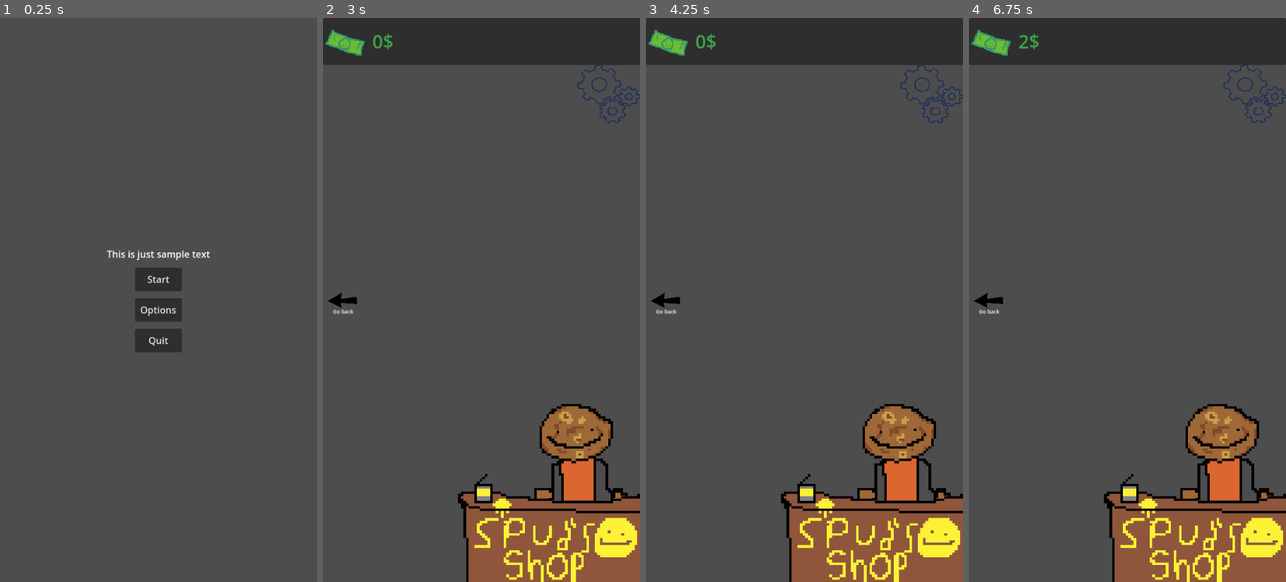
Above: before the commit, frames 1-4 (left to right).
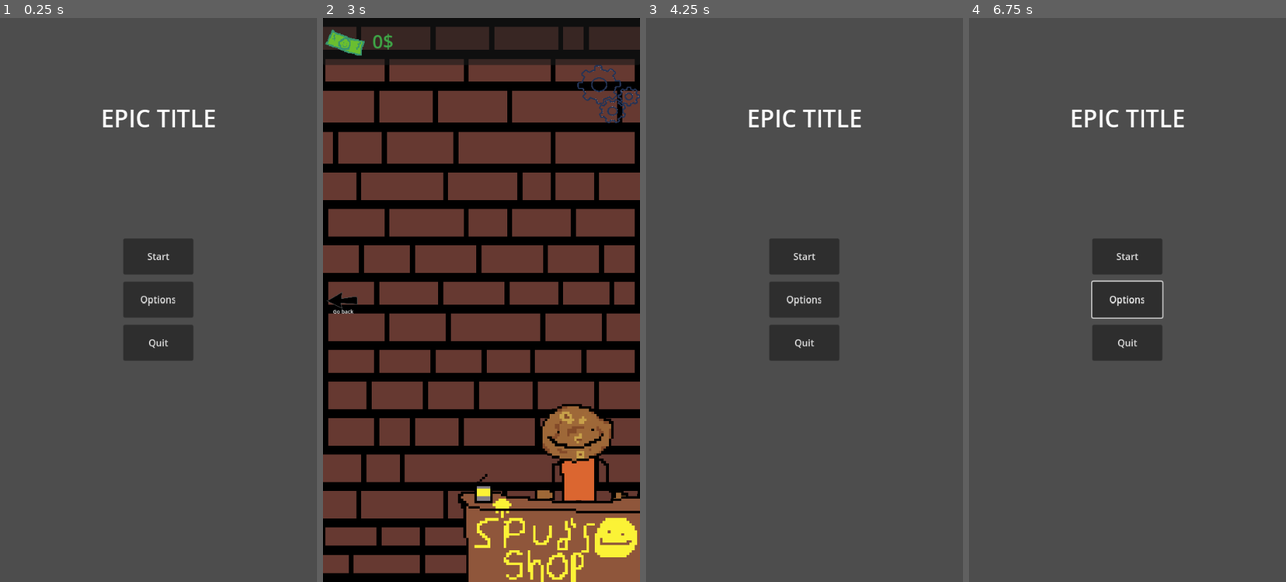
Above: after the commit, the same moments.

Repository: digitalpotato96/Clicker_Game
Game: Godot game, scene res://Scenes/main_menu.tscn
Same seed, same stepped clock (60 frames per second), same inputs: the game is played once before the commit and once after it.
Inputs (mouse positions are in pixels of both pictures, inside the frame that each line leads up to):
- Up to frame 1 (0.25 s): no input
- Up to frame 2 (3 s): click "Start" at 0.5 s; click (608, 96) at 1.25 s; click "Start" at 2 s; click (617, 300) at 2.75 s
- Up to frame 3 (4.25 s): click (931, 91) at 3.5 s
- Up to frame 4 (6.75 s): click (988, 300) at 4.27 s; click (1127, 305) at 5.02 s; click (1127, 305) at 5.77 s; click (1263, 300) at 6.52 s

The runs differ from the first frame. In frame 1, 3.5% of the frame differs, in the area x 32-68%, y 16-61%; in frame 2, 83%, in the area x 0-100%, y 0-100%; in frame 3, 25%; in frame 4, 25%.

Commit message:
Hotfix
After some mobile testing i fixed some anchor phones that cause the game to look wonky on most devices.

Diff:
--- a/Scenes/Main_UI.tscn
+++ b/Scenes/Main_UI.tscn
@@ -10,20 +10,19 @@
 script = ExtResource("1_1b2bo")
 
 [node name="TextureButton" type="TextureButton" parent="."]
-anchors_preset = 8
-anchor_left = 0.5
-anchor_top = 0.5
-anchor_right = 0.5
-anchor_bottom = 0.5
-offset_left = -53.0
-offset_top = -49.0
-offset_right = 927.0
-offset_bottom = 931.0
+anchors_preset = -1
+anchor_left = 0.401852
+anchor_top = 0.448958
+anchor_right = 0.601481
+anchor_bottom = 0.56125
+offset_right = 872.2
+offset_bottom = 872.2
 grow_horizontal = 2
 grow_vertical = 2
 scale = Vector2(0.11, 0.11)
 texture_normal = ExtResource("2_v2k75")
 stretch_mode = 0
+metadata/_edit_use_anchors_ = true
 
 [node name="New_counter" type="PanelContainer" parent="."]
 anchors_preset = 10
--- a/Scenes/main_menu.tscn
+++ b/Scenes/main_menu.tscn
@@ -10,44 +10,53 @@
 anchors_preset = 0
 offset_right = 543.0
 offset_bottom = 942.0
+scale = Vector2(0.995, 1.02)
 size_flags_horizontal = 3
 size_flags_vertical = 3
-metadata/_edit_use_anchors_ = true
 
 [node name="VBoxContainer" type="VBoxContainer" parent="Control"]
 layout_mode = 2
-offset_right = 540.0
-offset_bottom = 960.0
+anchor_right = 1.0
+anchor_bottom = 0.998938
 theme_override_constants/separation = 12
 alignment = 1
-
-[node name="RichTextLabel" type="RichTextLabel" parent="Control/VBoxContainer"]
-layout_mode = 2
-text = "This is just sample text"
-fit_content = true
-horizontal_alignment = 1
+metadata/_edit_use_anchors_ = true
 
 [node name="Start" type="Button" parent="Control/VBoxContainer"]
-custom_minimum_size = Vector2(80, 40)
+custom_minimum_size = Vector2(120, 60)
 layout_mode = 2
 size_flags_horizontal = 4
 size_flags_vertical = 4
 text = "Start"
 
 [node name="Options" type="Button" parent="Control/VBoxContainer"]
-custom_minimum_size = Vector2(80, 40)
+custom_minimum_size = Vector2(120, 60)
 layout_mode = 2
 size_flags_horizontal = 4
 size_flags_vertical = 4
 text = "Options"
 
 [node name="Quit" type="Button" parent="Control/VBoxContainer"]
-custom_minimum_size = Vector2(80, 40)
+custom_minimum_size = Vector2(120, 60)
 layout_mode = 2
 size_flags_horizontal = 4
 size_flags_vertical = 4
 text = "Quit"
 
+[node name="RichTextLabel" type="RichTextLabel" parent="Control"]
+layout_mode = 2
+anchor_right = 1.0
+anchor_bottom = 0.334
+offset_top = 98.0
+offset_bottom = -78.628
+grow_horizontal = 2
+grow_vertical = 2
+theme_override_font_sizes/normal_font_size = 40
+text = "EPIC TITLE"
+fit_content = true
+horizontal_alignment = 1
+vertical_alignment = 1
+
 [connection signal="pressed" from="Control/VBoxContainer/Start" to="." method="_on_start_pressed"]
 [connection signal="pressed" from="Control/VBoxContainer/Options" to="." method="_on_options_pressed"]
 [connection signal="pressed" from="Control/VBoxContainer/Quit" to="." method="_on_quit_pressed"]
--- /dev/null
+++ b/Scenes/shop_scene.gd
@@ -0,0 +1,17 @@
+extends Node2D
+
+func _process(delta: float) -> void:
+	$"Shop ui/New_counter/HBoxContainer/RichTextLabel".text = str(Globals.cash) + "$"
+	pass
+
+
+
+func _on_leave_shop_pressed() -> void:
+	get_tree().call_deferred("change_scene_to_file", "res://Scenes/Clicker.tscn")
+	pass # Replace with function body.
+
+
+func _on_shop_pause_menu_pressed() -> void:
+	get_tree().call_deferred("change_scene_to_file", "res://Scenes/main_menu.tscn")
+	print("it worked")
+	pass # Replace with function body.
--- a/Scenes/shop_scene.tscn
+++ b/Scenes/shop_scene.tscn
@@ -1,12 +1,13 @@
-[gd_scene load_steps=9 format=3 uid="uid://nmbpa735v1p8"]
+[gd_scene load_steps=10 format=3 uid="uid://nmbpa735v1p8"]
 
+[ext_resource type="Script" uid="uid://cj7mayuvb7ldb" path="res://Scenes/shop_scene.gd" id="1_5ycja"]
 [ext_resource type="Texture2D" uid="uid://b1mevotqu5lra" path="res://Assets/Shop/Spud_desk.png" id="1_njw01"]
 [ext_resource type="Texture2D" uid="uid://bwfpsi7ikwo8d" path="res://Assets/Shop/Spud_Idle.png" id="2_6rmb7"]
 [ext_resource type="Texture2D" uid="uid://c68k5wxc7dxc2" path="res://Assets/Shop/Spud_talk.png" id="3_jwdga"]
 [ext_resource type="Texture2D" uid="uid://cfvbx5510oq1o" path="res://Assets/dollar.png" id="4_jwdga"]
+[ext_resource type="Texture2D" uid="uid://d0knuymwg47rp" path="res://Assets/Shop/plank.png" id="4_nkmxo"]
 [ext_resource type="Texture2D" uid="uid://cfovc2jo6at3l" path="res://Assets/setting placeholder.png" id="5_uxpe5"]
 [ext_resource type="Texture2D" uid="uid://b52cmpthoeur0" path="res://Assets/Point.png" id="6_uxpe5"]
-[ext_resource type="Script" uid="uid://bagqajnp3js1j" path="res://Scenes/shop.gd" id="7_5ycja"]
 
 [sub_resource type="SpriteFrames" id="SpriteFrames_uxpe5"]
 animations = [{
@@ -31,19 +32,12 @@
 }]
 
 [node name="Shop scene" type="Node2D"]
-
-[node name="Spud" type="AnimatedSprite2D" parent="."]
-position = Vector2(389.5, 802.184)
-scale = Vector2(4.18056, 4.20843)
-sprite_frames = SubResource("SpriteFrames_uxpe5")
-animation = &"Spud_idle"
-autoplay = "Spud_idle"
-frame_progress = 0.568409
+script = ExtResource("1_5ycja")
 
 [node name="Shop ui" type="CanvasLayer" parent="."]
 
 [node name="Desk" type="TextureRect" parent="Shop ui"]
-z_index = 1
+z_index = 2
 anchors_preset = -1
 anchor_left = 0.393
 anchor_top = 0.674
@@ -56,15 +50,16 @@
 texture = ExtResource("1_njw01")
 
 [node name="New_counter" type="PanelContainer" parent="Shop ui"]
-anchors_preset = 10
+anchors_preset = -1
 anchor_right = 1.0
-offset_bottom = 80.0
+anchor_bottom = 0.083
+offset_bottom = 0.319992
 grow_horizontal = 2
 
 [node name="HBoxContainer" type="HBoxContainer" parent="Shop ui/New_counter"]
 layout_mode = 2
 
-[node name="TextureRect" type="TextureRect" parent="Shop ui/New_counter/HBoxContainer"]
+[node name="Dollar" type="TextureRect" parent="Shop ui/New_counter/HBoxContainer"]
 custom_minimum_size = Vector2(80, 80)
 layout_mode = 2
 size_flags_horizontal = 4
@@ -84,22 +79,26 @@
 anchors_preset = -1
 anchor_left = 0.802
 anchor_right = 1.0
-anchor_bottom = 0.187
+anchor_bottom = 0.135
 offset_left = -0.0799866
 offset_top = 80.0
-offset_bottom = -0.520004
+offset_bottom = 49.4
 texture_normal = ExtResource("5_uxpe5")
 ignore_texture_size = true
 stretch_mode = 0
 
 [node name="Shop button" type="Control" parent="Shop ui"]
 layout_mode = 3
-anchors_preset = 0
+anchor_top = 0.453
+anchor_right = 0.122
+anchor_bottom = 0.543
 offset_left = 540.0
-offset_top = 960.0
-offset_right = 1081.0
-offset_bottom = 1920.0
+offset_top = 525.12
+offset_right = 1015.12
+offset_bottom = 1398.72
+grow_vertical = 2
 rotation = 3.14159
+mouse_filter = 2
 
 [node name="Leave shop" type="TextureButton" parent="Shop ui/Shop button"]
 layout_mode = 1
@@ -117,7 +116,6 @@
 ignore_texture_size = true
 stretch_mode = 0
 flip_v = true
-script = ExtResource("7_5ycja")
 
 [node name="Label" type="Label" parent="Shop ui/Shop button"]
 layout_mode = 1
@@ -137,5 +135,25 @@
 horizontal_alignment = 1
 autowrap_mode = 3
 
-[connection signal="pressed" from="Shop ui/Shop pause menu" to="Shop ui/Shop button/Leave shop" method="_on_shop_pause_menu_pressed"]
-[connection signal="pressed" from="Shop ui/Shop button/Leave shop" to="Shop ui/Shop button/Leave shop" method="_on_pressed"]
+[node name="Background" type="TextureRect" parent="Shop ui"]
+visibility_layer = 4
+z_index = -1
+anchors_preset = 15
+anchor_right = 1.0
+anchor_bottom = 1.0
+grow_horizontal = 2
+grow_vertical = 2
+mouse_filter = 2
+texture = ExtResource("4_nkmxo")
+expand_mode = 1
+
+[node name="Spud" type="AnimatedSprite2D" parent="Shop ui"]
+z_index = 1
+position = Vector2(390.5, 802.184)
+scale = Vector2(4.18056, 4.20843)
+sprite_frames = SubResource("SpriteFrames_uxpe5")
+animation = &"Spud_idle"
+autoplay = "Spud_idle"
+
+[connection signal="pressed" from="Shop ui/Shop pause menu" to="." method="_on_shop_pause_menu_pressed"]
+[connection signal="pressed" from="Shop ui/Shop button/Leave shop" to="." method="_on_leave_shop_pressed"]
Binary file added: Assets/Shop/plank.aseprite
Binary file added: Assets/Shop/plank.png
Not shown, added: Assets/Shop/plank.png.import
Not shown, added: Scenes/shop_scene.gd.uid
Not shown, changed: export_presets.cfg
